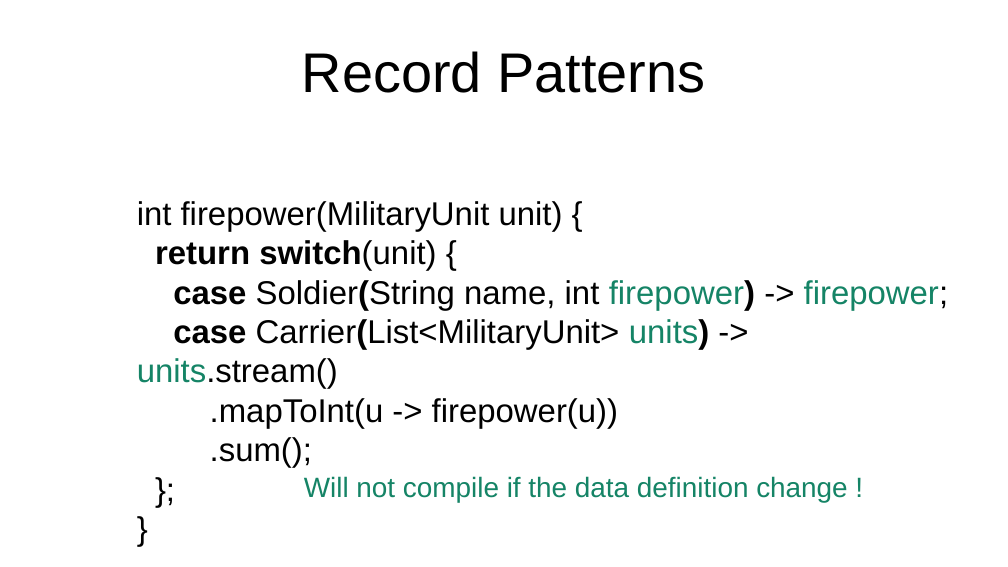
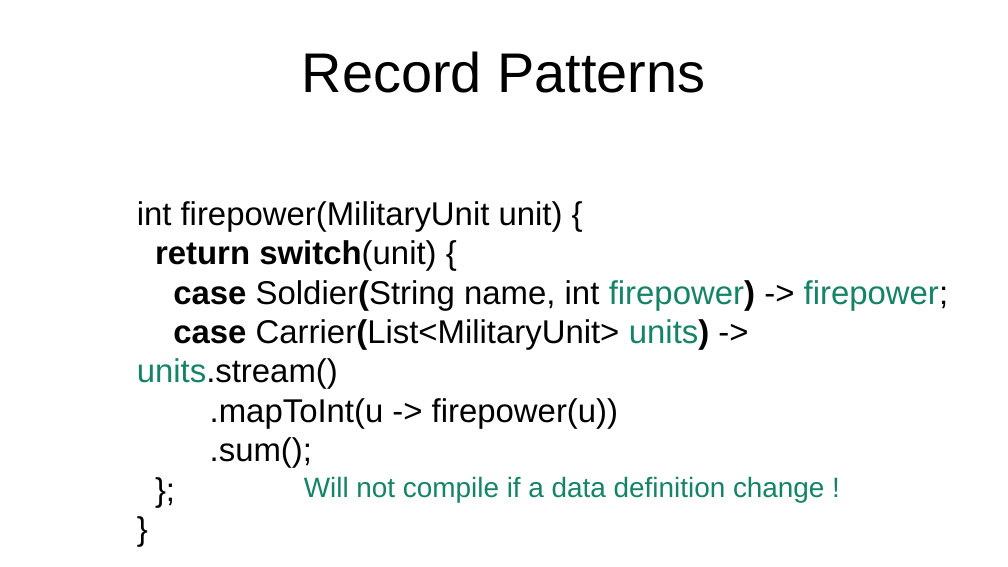
Before and after one commit to forax/java-21-demo, a slide deck: slide 15 of Java 21 add sparkle to your life.odp. Drawn at 1008x567 pixels with LibreOffice and Linux fonts; fonts in the diff are those of the drawing. Boxes give left, top, right and bottom in pixels: in the first picture for what was removed or moved away, otherwise in the second. Text is boxed around its words. In the diff, an @@ line names an element or a change of style, - is before the commit and + after.

```diff
--- a/Java 21 add sparkle to your life.odp
+++ b/Java 21 add sparkle to your life.odp
@@ text at box(304, 476, 824, 502): text changed @@
-Will not compile if the data definition change !
+Will not compile if a data definition change !
```
Also in this commit, not shown: 7 other slides changed, 3 other files.
